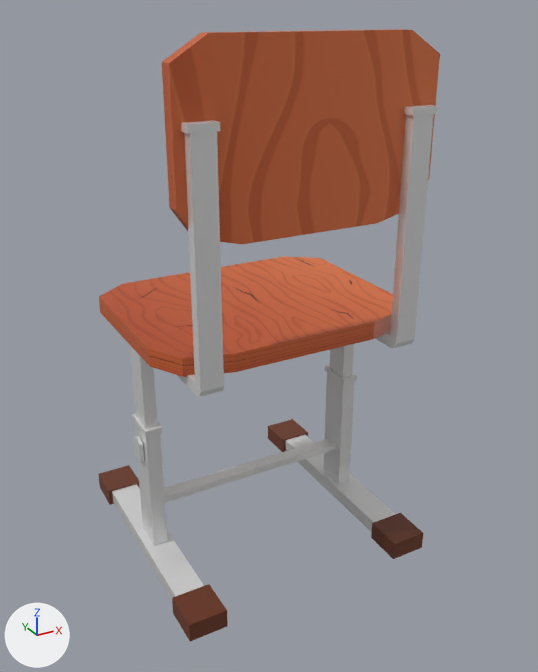
One commit to the Blender file Assets/_Project/Arts/3D Model/Assets/Kursi/Kursi 2/Kursi 2.blend: the scene before it, then after it.
Rendered twice from a 50 mm camera at (-0.501, -0.999, 0.861) aimed at (0.032, -0.031, 0.377). Every picture has the same lights, and +X, +Y and +Z are marked at lower left.

Names of what the first picture shows: 'Alas Duduk', 'Alas Sender', 'Kaki Kursi', 'Kerangka Bawah'.
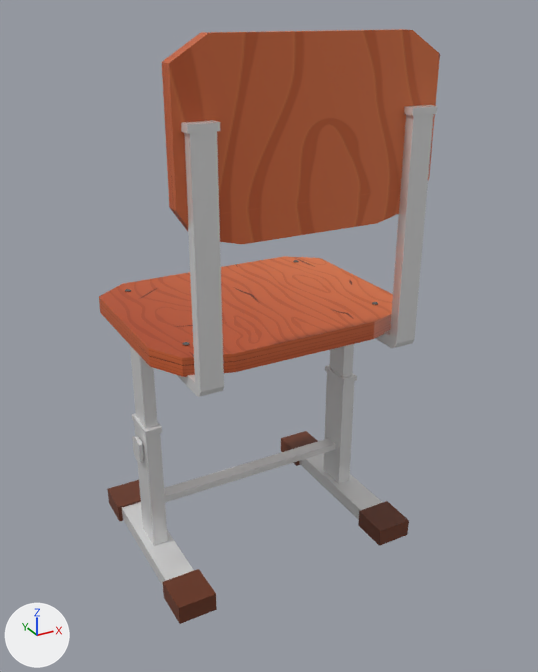
What differs and where, as boxes (x1, y1, x2, y2) in the pictures (538 x 672 px; the box of a moved part takes in the faces that stretch with it):
'Kaki Kursi', reshaped, moved (7% narrower): before (98, 344, 423, 641); after (107, 344, 409, 624)
'Paku 1', moved (not visible before): after (125, 260, 378, 346)
part 1 of me_cube_002, moved or reshaped: (132, 365, 357, 546) in both
part 2 of me_cube_002, moved or reshaped: (130, 346, 158, 429) in both
part 3 of me_cube_002, moved or reshaped: (329, 344, 354, 377) in both
part 4 of me_cube_002, moved or reshaped: before (98, 465, 140, 505); after (107, 480, 141, 521)
part 5 of me_cube_002, moved or reshaped: before (112, 484, 228, 641); after (122, 502, 217, 624)
part 6 of me_cube_002, moved or reshaped: before (268, 419, 308, 452); after (281, 431, 318, 466)
part 7 of me_cube_002, moved or reshaped: before (285, 435, 423, 559); after (299, 453, 409, 546)

The change, as a diff of the scene's bpy script:
```diff
--- a/Assets/_Project/Arts/3D Model/Assets/Kursi/Kursi 2/Kursi 2.blend.py
+++ b/Assets/_Project/Arts/3D Model/Assets/Kursi/Kursi 2/Kursi 2.blend.py
@@ me_cube_002 @@
 me_cube_002.from_pydata(...)  # 156 vertices, 146 faces; spans x -0.217..0.217, y -0.22..0.22, z -0.113..0.293
 # used by ob_kaki_kursi; parent = ob_kursi_handler; location = (0.0121, -0.516, 0.115)
+# me_cube_002 part 1: the loose piece of 44 vertices spanning x -0.199..0.199, y -0.031..0.031, z -0.106..0.145 is moved by (0.0, 0.005, 0.023)
+# me_cube_002 part 2: the loose piece of 8 vertices spanning x -0.195..-0.175, y -0.022..0.022, z 0.129..0.293 is moved by (0.0, 0.005, 0.023)
+# me_cube_002 part 3: the loose piece of 8 vertices spanning x 0.175..0.195, y -0.022..0.022, z 0.129..0.293 is moved by (0.0, 0.005, 0.023)
+# me_cube_002 part 4: all 24 vertices in x -0.217..-0.155, y 0.157..0.22, z -0.113..-0.075 are moved by (0.0, -0.051, 0.023)
+# me_cube_002 part 5: all 24 vertices in x -0.217..-0.155, y -0.22..-0.157, z -0.113..-0.075 are moved by (0.0, 0.044, 0.023)
+# me_cube_002 part 6: all 24 vertices in x 0.155..0.217, y 0.157..0.22, z -0.113..-0.075 are moved by (0.0, -0.051, 0.023)
+# me_cube_002 part 7: all 24 vertices in x 0.155..0.217, y -0.22..-0.157, z -0.113..-0.075 are moved by (0.0, 0.044, 0.023)
 me_cube_002.materials.append(mat_besi)
@@ ob_kaki_kursi @@
 ob_kaki_kursi.matrix_parent_inverse = Matrix(((1.0, 0.0, 0.0, -0.0115), (0.0, 1.0, 0.0, 0.517), (0.0, 0.0, 1.0, 0.0), (0.0, 0.0, 0.0, 1.0)))
-ob_kaki_kursi.location = (0.0121, -0.516, 0.115)
+ob_kaki_kursi.location = (0.0121, -0.522, 0.0926)
@@ ob_paku_1 @@
 ob_paku_1.matrix_parent_inverse = Matrix(((1.0, 0.0, 0.0, -0.0115), (0.0, 1.0, 0.0, 0.517), (0.0, 0.0, 1.0, 0.0), (0.0, 0.0, 0.0, 1.0)))
-ob_paku_1.location = (0.0111, -0.518, 0.429)
+ob_paku_1.location = (0.0111, -0.518, 0.437)
 ob_paku_1.scale = (0.00516, 0.00516, 0.00516)
```
